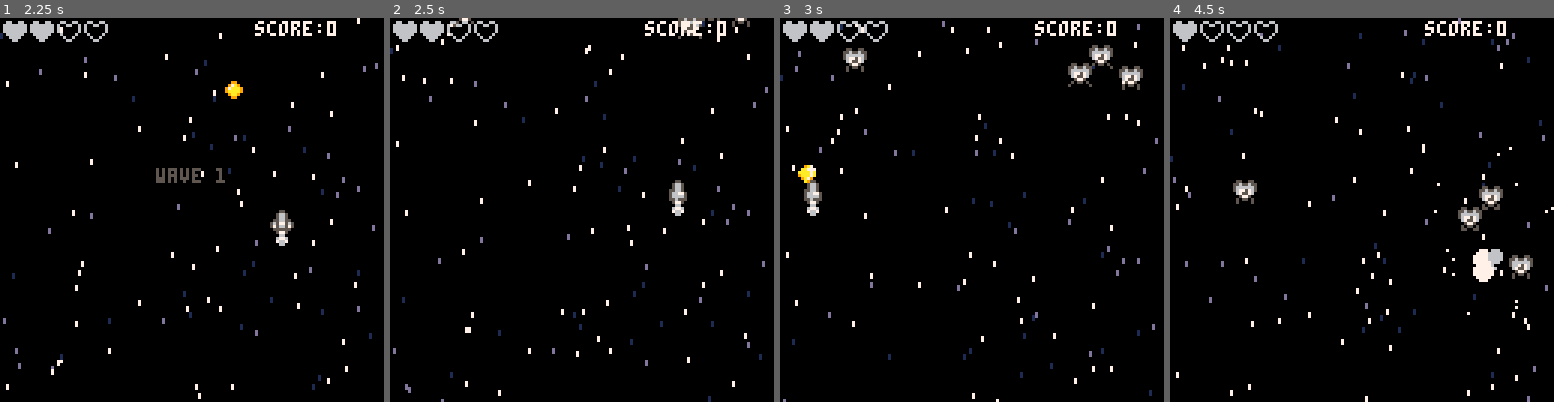
Above: before the commit, frames 1-4 (left to right).
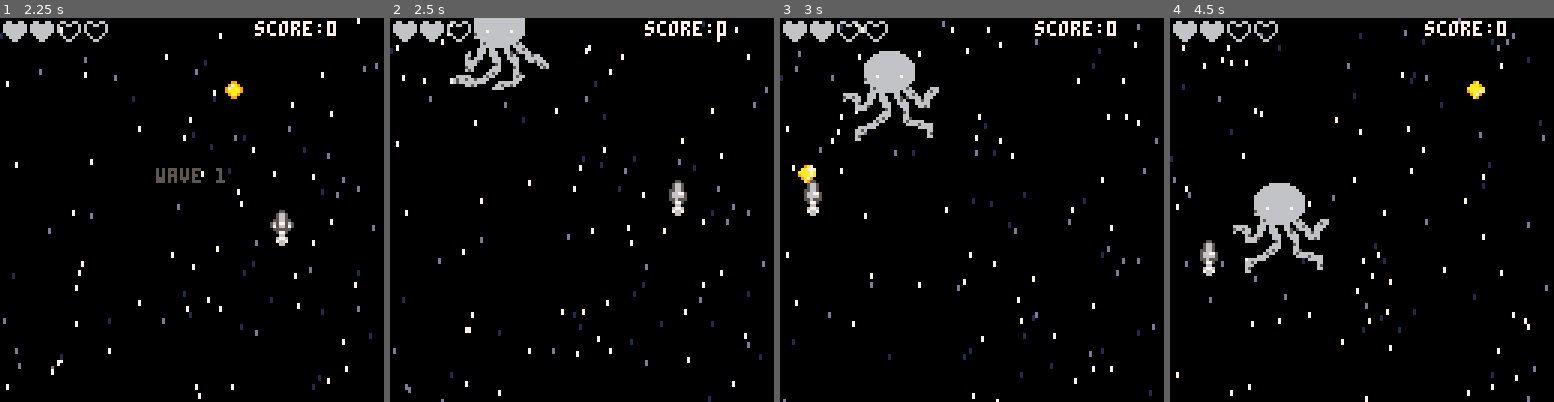
Above: after the commit, the same moments.

Repository: thorty/pico8_shmup
Game: PICO-8 cartridge myshmup2.p8
Same seed, same stepped clock (60 frames per second), same inputs: the game is played once before the commit and once after it.
Inputs:
- Up to frame 1 (2.25 s): tap X (X key) at 0.33, 1.07, 1.85 s; tap O (Z key) at 0.7, 1.7, 2.1 s; hold Right 1.6-2.1 s; hold Up from 2.15 s (still down)
- Up to frame 2 (2.5 s): release Up at 2.42 s; hold Right from 2.47 s (still down)
- Up to frame 3 (3 s): keep holding Right; tap O (Z key) at 2.5, 2.9 s; tap X (X key) at 2.97 s
- Up to frame 4 (4.5 s): release Right at 3.03 s; hold Left 3.08-3.58 s; tap O (Z key) at 3.3, 3.7, 4.1 s; hold Down 3.63-3.97 s; hold Right from 4.02 s (still down); tap X (X key) at 4.08 s

Frame 1 is identical in both runs. In frame 2, 2.2% of the frame differs, in the area x 16-94%, y 0-19%; in frame 3, 3.4%; in frame 4, 4.6%, in the area x 7-100%, y 1-78%.

Commit message:
WIP add waves and endboss

Diff:
--- a/enemies.lua
+++ b/enemies.lua
@@ -2,24 +2,68 @@
 function spawnwave()
 	enemies={}
 	enemiesmax=4
-	spawnenemies()
+	printh("wave.."..wave)
+	wave=5
+	if wave==1 then
+		spawnen(1)
+	elseif wave==2 then
+		spawnen(2)
+	elseif wave==3 then
+		spawnen(3)
+	elseif wave==4 then
+		spawnen(4)
+	elseif wave==5 then
+		enemiesmax=1
+		spawnen(5)
+
+	end
+
 end
 
 --add enemies and random place
-function spawnenemies()
+function spawnen(entype)
 
 	enemies={}
-	enemiesmax=4
 
 	for i=1,enemiesmax do
 		if #enemies < enemiesmax then
+			printh("spawn: "..i .."-"..enemiesmax)
 			local myen={}
 			myen.hp=2
 			myen.flash=0
 			myen.x=rnd(120)
 			myen.y=rnd(10)*-1
-			myen.sp=21
 			myen.speed=rnd(1)+0.5
+			myen.aniframe=1
+			myen.spw=1
+			myen.sph=1
+			if entype==nil or entype==1 then
+				--krappler
+				myen.hp=3
+				myen.sp=21
+				myen.ani={21,22,23,24}
+			elseif entype==2 then
+				--spider
+				myen.hp=5
+				myen.sp=37
+				myen.ani={37,38,39,40}
+			elseif entype==3 then
+				--hotn
+				myen.hp=2
+				myen.sp=53
+				myen.ani={53,54,55,56}
+			elseif entype==4 then
+				--ghost maybe boss
+				myen.hp=2
+				myen.sp=48
+				myen.ani={48,49,50,51}
+			elseif entype==5 then
+				myen.spw=4
+				myen.sph=4
+				myen.hp=64
+				myen.sp=48
+				myen.ani={64,68,72,76}
+			end
 			add(enemies,myen)
 		end
 	end
--- a/game.lua
+++ b/game.lua
@@ -102,10 +102,13 @@
 	--movieng enemies
 	for myen in all(enemies) do
 		myen.y+=myen.speed
-		myen.sp+=myen.speed/2
-		if myen.sp>=25 then
-			myen.sp=21
-		end
+
+		myen.aniframe+=myen.speed/2
+		if flr(myen.aniframe)>#myen.ani then
+			myen.aniframe=1
+		end
+		myen.sp=myen.ani[flr(myen.aniframe)]
+
 		if myen.y > 130 then
 			del(enemies,myen)
 		end
--- a/gamescreens.lua
+++ b/gamescreens.lua
@@ -37,7 +37,7 @@
 function startnewwave()
 	wave+=1
 	mode="levelscreen"
-	if wave >= 3 then
+	if wave > 5 then
 		mode="won"
 	end
 end
@@ -86,7 +86,7 @@
 function draw_won()
 	draw_game()
 	print_center("congratulation",30,12)
-	print_center("- you beat it! -",40,12)
+	print_center("-- you beat it! --",40,12)
 	print_center("score: "..score,70,8)
 	print_center("press any key to continue",90,blink())
 end
--- a/tools.lua
+++ b/tools.lua
@@ -45,6 +45,8 @@
 	b_right=b.x+7
 	b_bottom=b.y+7
 
+
+
 	if a_top>b_bottom then return false end
 	if b_top>a_bottom then return false end
 	if a_left>b_right then return false end
@@ -62,7 +64,7 @@
 end
 
 function drwspr(sp)
-		spr(sp.sp,sp.x,sp.y)
+		spr(sp.sp,sp.x,sp.y,sp.spw,sp.sph)
 end
 
 function flashspr()
Not shown, changed: 64 lines of the sprite sheet (__gfx__) section of myshmup2.p8
